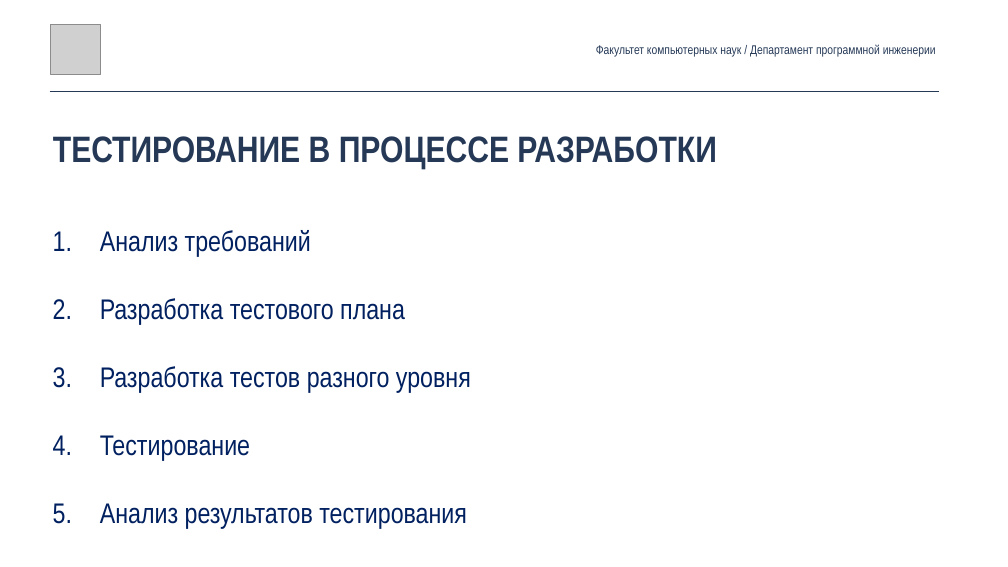
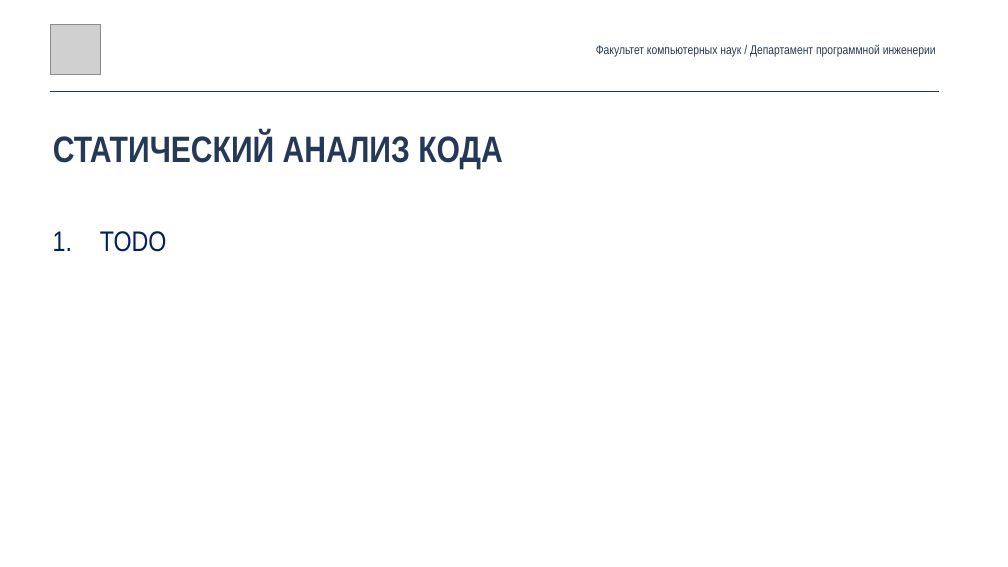
Before and after one commit to andrewt0301/qa-testing-course, a slide deck: slide 7 of seminars/seminar02/Seminar02.pptx (slide 3 before the commit). Drawn at 1008x567 pixels with LibreOffice and Linux fonts; fonts in the diff are those of the drawing; grey boxes stand for pictures. Boxes give left, top, right and bottom in pixels: in the first picture for what was removed or moved away, otherwise in the second. Text is boxed around its words. In the diff, an @@ line names an element or a change of style, - is before the commit and + after.

```diff
--- a/seminars/seminar02/Seminar02.pptx
+++ b/seminars/seminar02/Seminar02.pptx
@@ text at box(53, 133, 502, 170): text changed @@
-ТЕСТИРОВАНИЕ В ПРОЦЕССЕ РАЗРАБОТКИ
+СТАТИЧЕСКИЙ АНАЛИЗ КОДА
@@ text at box(100, 231, 167, 252): text changed @@
-1. Анализ требований
-2. Разработка тестового плана
-3. Разработка тестов разного уровня
-4. Тестирование
-5. Анализ результатов тестирования
+1. TODO
```
Also in this commit, not shown: 1 other slide changed, 5 slides added, 2 slides removed, 1 other file.
